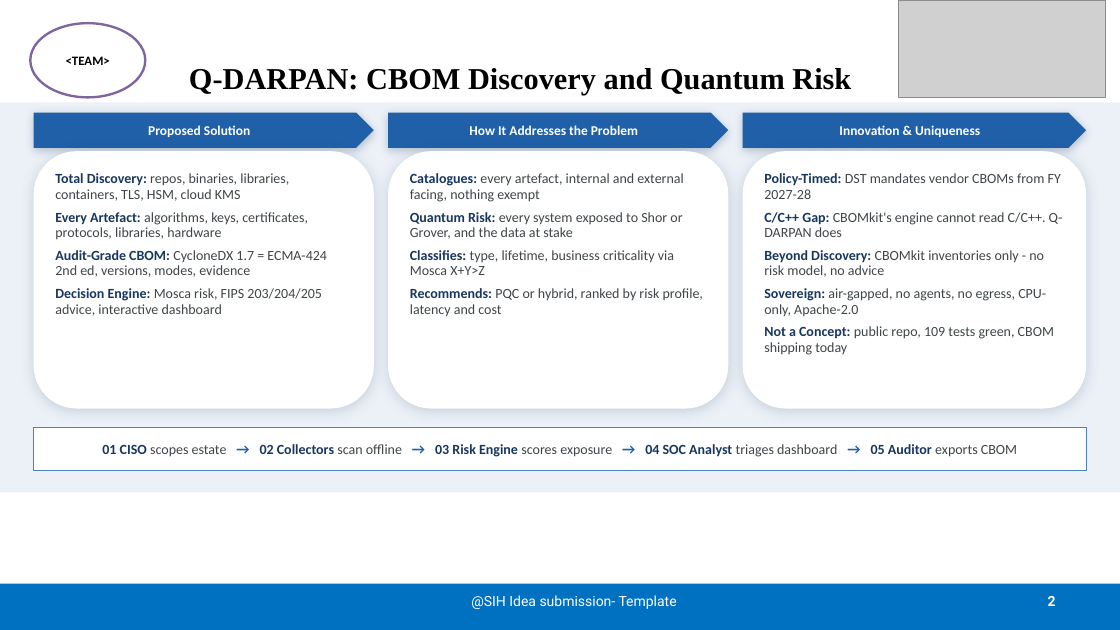
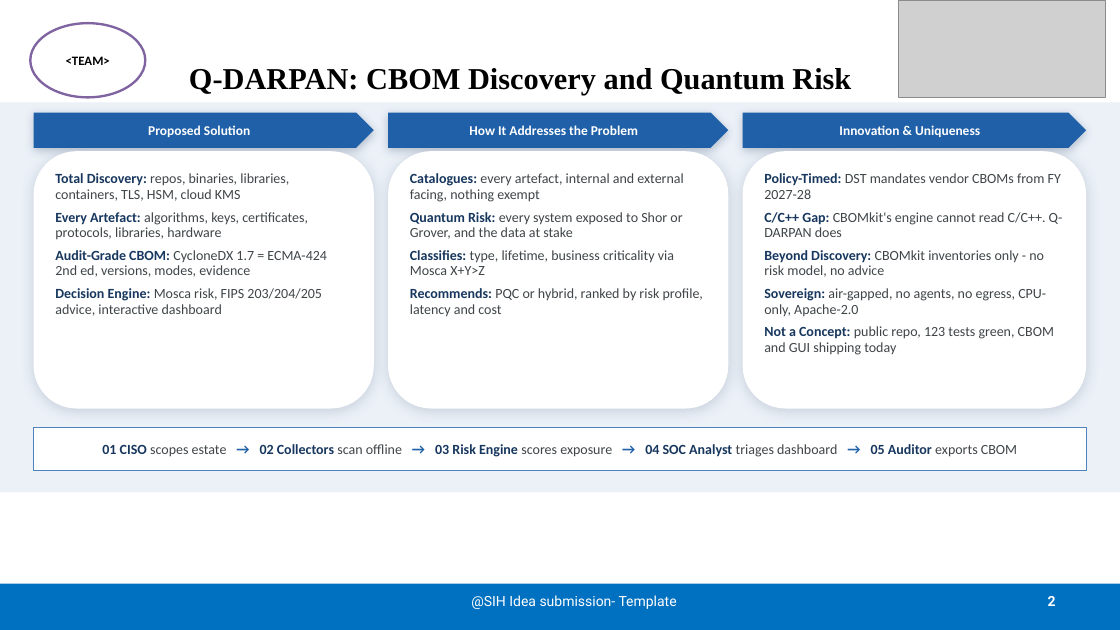
Before and after one commit to RohanExploit/q-darpan, a slide deck: slide 2 of deck/SIH2026_SIH26164_Q-DARPAN.pptx. Drawn at 1120x630 pixels with LibreOffice and Linux fonts; fonts in the diff are those of the drawing; grey boxes stand for pictures. Boxes give left, top, right and bottom in pixels: in the first picture for what was removed or moved away, otherwise in the second. Text is boxed around its words. In the diff, an @@ line names an element or a change of style, - is before the commit and + after.

```diff
--- a/deck/SIH2026_SIH26164_Q-DARPAN.pptx
+++ b/deck/SIH2026_SIH26164_Q-DARPAN.pptx
@@ text in rounded rectangle at (x1=764, y1=326, x2=1054, y2=355): text changed @@
-Not a Concept: public repo, 109 tests green, CBOM shipping today
+Not a Concept: public repo, 123 tests green, CBOM and GUI shipping today
```
Also in this commit, not shown: 2 other slides changed, 7 other files.
